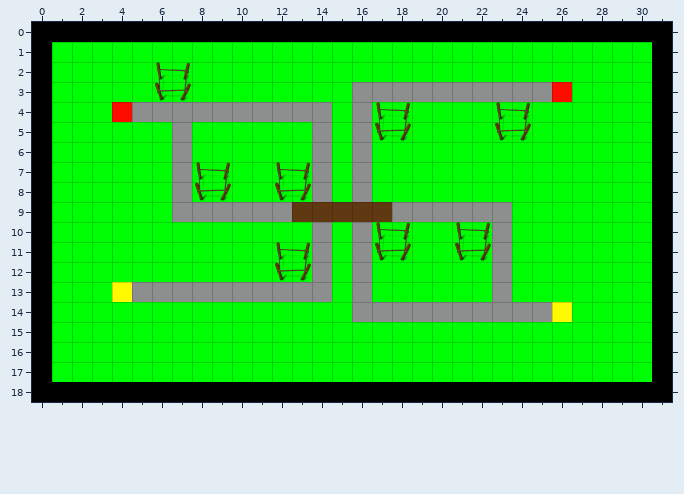
One commit to this Tiled map: Project Files/Assets/Assets/Resources/Tiled/Levels/03.tmx. The picture above was drawn from the file before the commit.
Cells are 64x64 px. Shown: x 0..31, y 0..18.
After:
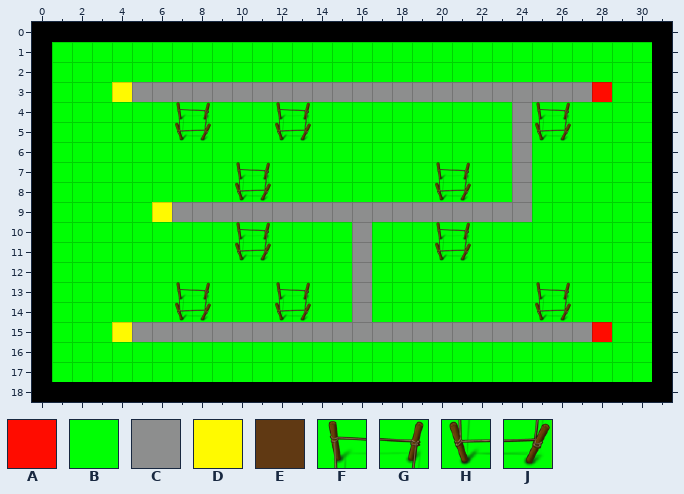
Key: from "sprite": A 0, B 1, C 3, D 4, E 5, F 6, G 7, H 8, J 9.
_ is an empty cell, . an unchanged one.
Changes in this commit:
--- layer "Border"
@@ x 4..28 @@
- 2 ..FG.....................
- 3 BBHJBBBBBBBB..........ABB
- 4 ACCCCCCCCCC.CFG....FGBB..
- 5 ...CB...BBC.CHJ....HJBB..
- 6 ...C......C.C.......B....
- 7 ...CFGBBFGC.C...BB..B....
- 8 ...CHJBBHJC.C...BB..B....
- 9 ..B......EEEEE......B....
-10 ......BB..C..FG.BFGC.....
-11 ......BBFGC..HJ.BHJC.....
-12 ........HJC........C.....
-13 DCCCCCCCCCC........C.BB..
-14 ...BB...BB...CCCCCCCCCD..
-15 BBBBBBBBBBBBBBBBBBBBBBBBB
+ 2 ..BB.....................
+ 3 DCCCCCCCCCCC..........CCA
+ 4 BBBFGBBBFGB.BBB....BCFG..
+ 5 ...HJ...HJB.BBB....BCHJ..
+ 6 ...B......B.B.......C....
+ 7 ...BBBFGBBB.B...FG..C....
+ 8 ...BBBHJBBB.B...HJ..C....
+ 9 ..D......CCCCC......C....
+10 ......FG..B..BB.FGBB.....
+11 ......HJBBB..BB.HJBB.....
+12 ........BBB........B.....
+13 BBBFGBBBFGB........B.FG..
+14 ...HJ...HJ...BBBBBBBBHJ..
+15 DCCCCCCCCCCCCCCCCCCCCCCCA
Changed places in both pictures, as pixel boxes (x1, y1, x2, y2):
changed: (112, 62, 612, 342)
